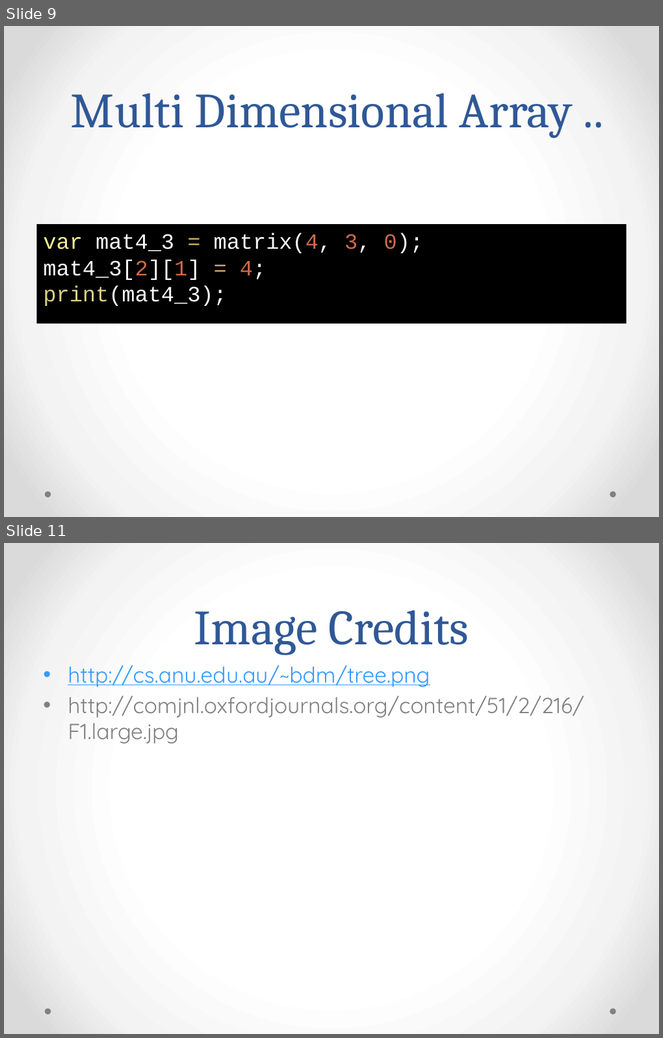
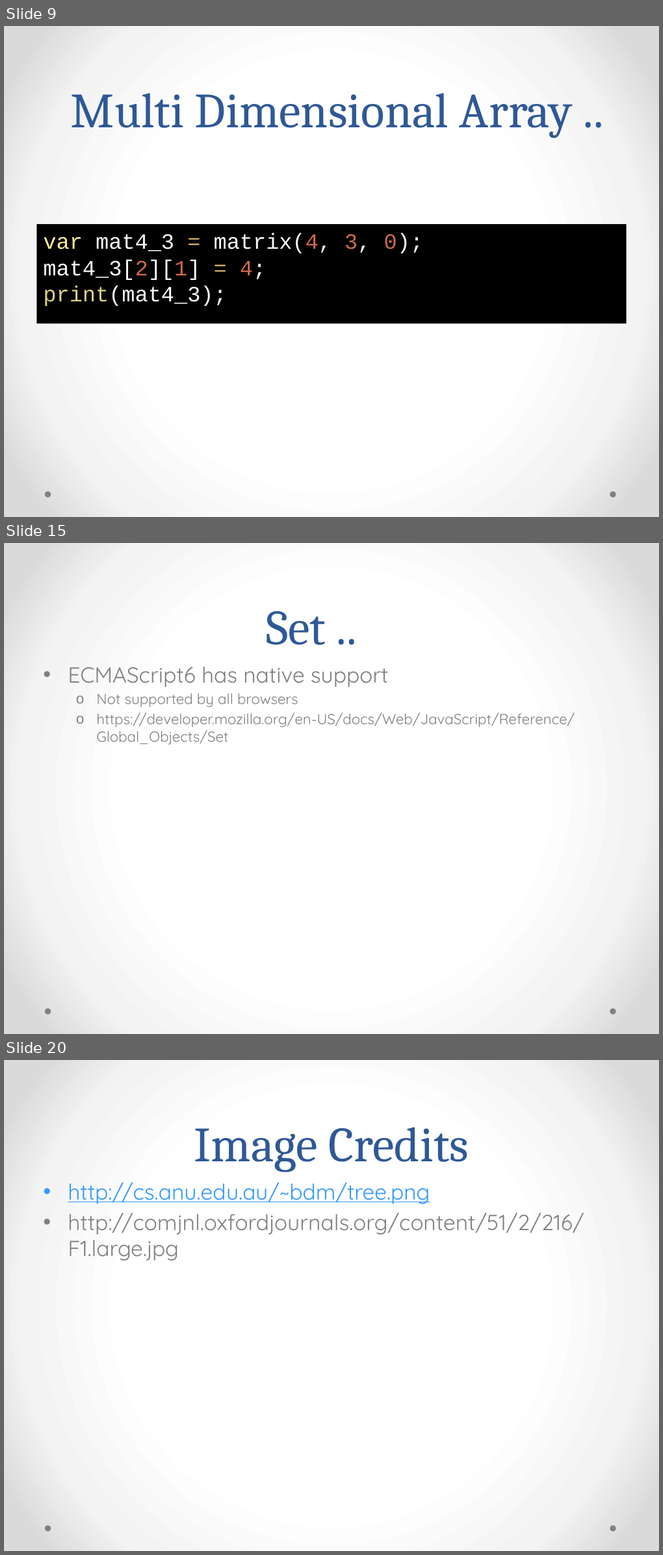
Before and after one commit to rajeshcs/jstalk, a slide deck: JavascriptDS.pptx. Shown one above the other, each under a label of ours: slides 9 and 11 before the commit, slides 9, 15 and 20 after it; the slides between them are not shown. The pictures are 663x1038 and 663x1555 pixels, drawn with LibreOffice and Linux fonts; fonts in the diff are those of the drawing. Boxes give left, top, right and bottom in pixels: in the first picture for what was removed or moved away, otherwise in the second. Text is boxed around its words. In the diff, an @@ line names an element or a change of style, - is before the commit and + after.

```diff
--- a/JavascriptDS.pptx
+++ b/JavascriptDS.pptx
@@ slide 15 added at box(4, 543, 659, 1034), background gradient #FFFFFF to #F4F4F4 to #DADADA; not listed: 2 template elements that a slide beside it also shows @@
@@ title added at box(266, 611, 326, 645), 54 pt, text #2F5897 @@
+Set ..
@@ text added at box(68, 667, 575, 745), 16 pt, text #808080 @@
+• ECMAScript6 has native support
+  o Not supported by all browsers
+  o https://developer.mozilla.org/en-US/docs/Web/JavaScript/Reference/Global_Objects/Set
@@ what was slide 11 is now slide 20 @@
```
Also in this commit, not shown: 2 slides changed, 8 other slides added, 10 other files.
